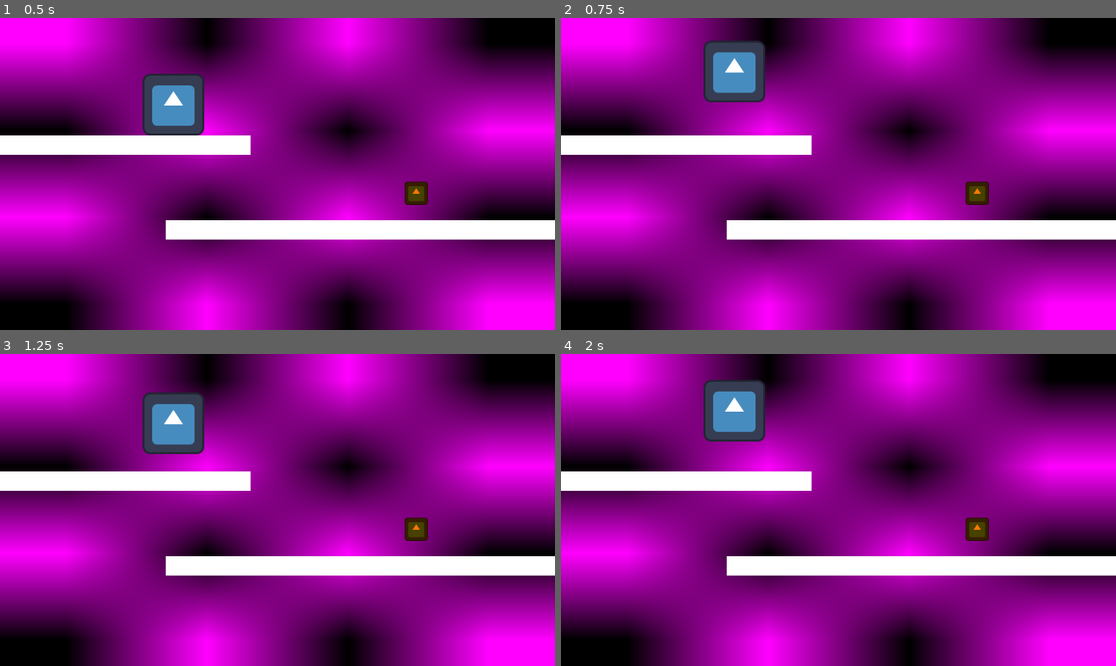
Above: before the commit, frames 1-4 (two rows, left to right).
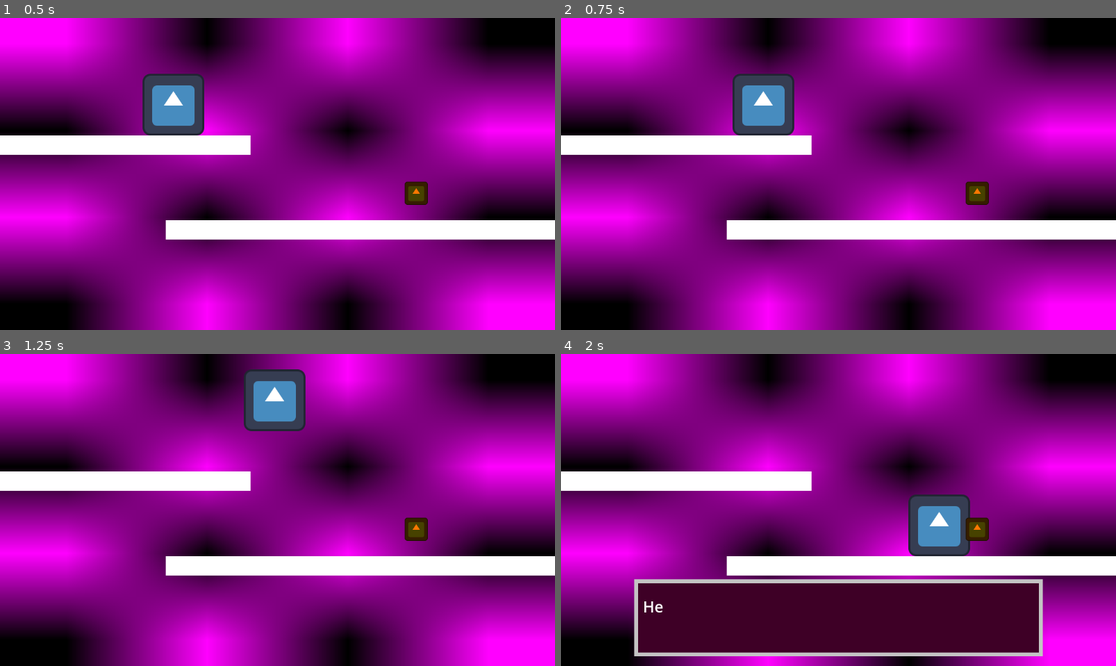
Above: after the commit, the same moments.

Repository: torknulf/Gutter_Heart_backup
Game: Godot game, scene res://Overworld Content/Overworld Scenes/Overworld Stages/overworld.tscn
Two runs of this game, one before a commit and one after it. Both use one fixed random seed, a clock stepped at 60 frames per second and the inputs below. This scene is started directly instead of the project's main scene. The engine's default icon, where the game draws it, is replaced by a stand-in: a white triangle on a blue panel in a dark square.
Inputs (mouse positions are in pixels of both pictures, inside the frame that each line leads up to):
- Up to frame 1 (0.5 s): no input
- Up to frame 2 (0.75 s): tap Enter (ui_accept) at 0.5 s; move the mouse to (960, 158) at 0.52 s; hold D (hit_right, bound only before the commit) from 0.53 s (still down); click (960, 158) at 0.6 s
- Up to frame 3 (1.25 s): keep holding D (hit_right, bound only before the commit); tap Space (jump, bound only after the commit) at 0.77, 1.07 s; tap Enter (ui_accept) at 0.8 s
- Up to frame 4 (2 s): keep holding D (hit_right, bound only before the commit); move the mouse to (727, 525) at 1.27 s; tap Enter (ui_accept) at 1.35 s; tap Space (jump, bound only after the commit) at 1.52, 1.55, 1.82 s

Frame 1 is identical in both runs. In frame 2, 3.7% of the frame differs, in the area x 25-43%, y 7-38%; in frame 3, 4.3%; in frame 4, 22%, in the area x 13-87%, y 8-97%.
Error after the commit: Invalid call. Nonexistent function 'size' in base 'Nil'. (res://Autoload)

Commit message:
DialogueManager for Combat & Overworld, JSON structure
Dialogue:
- Created DialogueManager to fill text labels one letter at a time, plus to keep track of which line of dialogue should be printed

- Now enemies get their speech alternatives and correct appeals from a JSON file

- Enemies can give unique answers to each appeal depending on the progress

- Created JSON files for first combat encounter and its Overworld counterpart

Combat:
- Made transition between overworld and combat

- Combat state can now finish

Misc:
- Swapped all default inputs to customized ones

- Overworld player now has movement states

Diff:
--- /dev/null
+++ b/Gutter Heart game/Autoload Singletons/dialogue_manager.gd
@@ -0,0 +1,103 @@
+extends Node
+
+var textLabel: Label
+
+var fullText = ""
+var currIndex = 0 # shows one letter at a time
+
+var isTyping = false
+
+var lineIndex = 0 # for overworld dialogue mostly? which line nr to read
+
+var currentDialogue
+
+signal inDialogue
+
+func _ready() -> void:
+	textLabel = get_tree().get_first_node_in_group("TextLabel")
+
+
+
+
+
+
+
+## to go through an enitre dialogue sequence
+func start_dialogue(dialogue):
+	currentDialogue = dialogue
+	lineIndex = 0
+	display_text(currentDialogue[lineIndex])
+	inDialogue.emit(true)
+	textLabel.get_parent().get_parent().visible = true
+
+
+
+
+## to show only 1 text screen
+func display_text(text : String):
+
+	textLabel = get_tree().get_first_node_in_group("TextLabel") # JUST TEMPORARY FOR SCENE SWITCH TO WORK
+
+	fullText = text
+	textLabel.text = fullText
+	textLabel.visible_characters = 0
+
+	currIndex = 0
+	isTyping = true
+
+	start_typing()
+
+
+
+func start_typing():
+	while currIndex < fullText.length() and isTyping:
+		currIndex += 1
+		textLabel.visible_characters = currIndex
+		await get_tree().create_timer(0.03).timeout
+
+	textLabel.visible_characters = fullText.length()
+	isTyping = false
+
+
+func skip_text():
+	if isTyping:
+
+		textLabel.visible_characters = fullText.length()
+
+		isTyping = false
+
+
+
+func _unhandled_key_input(event: InputEvent) -> void:
+	if event.is_action_pressed("Interact"):
+		advance_dialogue()
+
+
+
+func next_line():
+	lineIndex += 1
+
+	if lineIndex >= currentDialogue.size():
+		end_dialogue()
+
+	else:
+		display_text(currentDialogue[lineIndex])
+
+
+func advance_dialogue():
+	if isTyping:
+		finish_current_line()
+
+	else: # typing is finished
+		next_line()
+
+
+func finish_current_line():
+	isTyping = false
+	textLabel.visible_characters = fullText.length()
+
+
+
+func end_dialogue():
+	inDialogue.emit(false)
+	textLabel.get_parent().get_parent().visible = false
--- a/Gutter Heart game/Battle Content/Battle Scenes/battle_scene_general.tscn
+++ b/Gutter Heart game/Battle Content/Battle Scenes/battle_scene_general.tscn
@@ -398,7 +398,7 @@
 size_flags_vertical = 3
 color = Color(0.24125901, 0, 0.14820552, 1)
 
-[node name="CombatText" type="Label" parent="PlayerTurn/PlayerUI/VBoxContainer/TopTextBox/TopTextBoxOutline/TopTextBox"]
+[node name="CombatText" type="Label" parent="PlayerTurn/PlayerUI/VBoxContainer/TopTextBox/TopTextBoxOutline/TopTextBox" groups=["TextLabel"]]
 unique_name_in_owner = true
 layout_mode = 1
 anchors_preset = 4
@@ -411,8 +411,8 @@
 grow_vertical = 2
 size_flags_horizontal = 4
 theme_override_font_sizes/font_size = 32
-text = "First round
-Compliment"
+text = "sadasjdjkasdhasdhasdhasdhjasdkasdjkas dhkjasdhkjasdhjkasjhdkashdjkdhjka"
+autowrap_mode = 2
 
 [node name="EnemyContainer" type="Control" parent="PlayerTurn/PlayerUI/VBoxContainer"]
 layout_mode = 2
--- a/Gutter Heart game/Battle Content/Battle Scripts/battle_scene_general.gd
+++ b/Gutter Heart game/Battle Content/Battle Scripts/battle_scene_general.gd
@@ -14,7 +14,19 @@
 		turnState = state
 		_on_turn_state_changed(prevState)
 
+
+## COMPLIMENT
 enum Appeals {COMPLIMENT, CRITICIZE, RELATE, OPPOSE}
+
+
+var enemy_data : Dictionary
+
+
+
+
+func load_enemy(path):
+	var loader = EnemyDataLoader.new()
+	enemy_data = loader.load_enemy(path)
 
 
 func _ready() -> void:
@@ -23,13 +35,26 @@
 
 	%InsultSpawner.enemyAttackEnded.connect(on_enemy_attack_ended)
 
+	load_enemy("res://Battle Content/Combat Dialogue/shifting_rat.json")
+
+	DialogueManager.display_text(get_current_prompt())
+
+
+
+
+
+
+
 
 
 func _process(delta: float) -> void:
 
 	# To continue to enemy turn after pressing away enemy response
-	if Input.is_action_just_pressed("Left_click"):
+	if Input.is_action_just_pressed("Interact"):
 		if turnState == TurnStates.RESPONSE:
+			if enemyCurrProg == enemyMaxProg:
+				get_tree().change_scene_to_file("res://Overworld Content/Overworld Scenes/Overworld Stages/overworld.tscn")
+
 			turnState = TurnStates.ENEMYTURN
 
 
@@ -51,12 +76,12 @@
 
 
 func start_player_turn() -> void:
-	update_text()
+	DialogueManager.display_text(get_current_prompt())
 	%TurnTransition.play("transition_to_playerturn")
 	%PlayerContainer.visible = true
 
 
-## triggers when the state has been changed!
+## triggers when turnState has been changed!
 func _on_turn_state_changed(prevState) -> void:
 	if !prevState or prevState == turnState:
 		return
@@ -95,47 +120,40 @@
 
 ## --- TEXT UPDATES & PROGRESS LOGIC ---
 
+func show_response(appeal):
+	var state = get_current_state()
+	turnState = TurnStates.RESPONSE
 
-func show_response(appeal): # this one needs major rework, I wanna make it CLEAN
-	if enemyCurrProg == 0 and appeal == Appeals.COMPLIMENT:
-		enemyCurrProg += 1
-		%CombatText.text = str(appeal) + " is right!"
+	if str(appeal) == state["correct_appeal"]:
+		on_correct_appeal()
 
-	elif enemyCurrProg == 1 and appeal == Appeals.CRITICIZE:
-		enemyCurrProg += 1
-		%CombatText.text = str(appeal) + " is right!"
-
-	elif enemyCurrProg == 2 and appeal == Appeals.OPPOSE:
-		enemyCurrProg += 1
-		%CombatText.text = str(appeal) + " is right!"
-
-
-	# here the wrong answer is picked
 	else:
-		%CombatText.text = str(appeal) + " is wrong"
-
-	if enemyCurrProg == enemyMaxProg:
-		%CombatText.text = "COMBAT WON"
+		on_wrong_appeal(appeal)
 
 
 
-func update_text():
-	if enemyCurrProg == enemyMaxProg:
-		%CombatText.text = "COMBAT WON"
-	elif enemyCurrProg == 0:
-		%CombatText.text = "First round \nCompliment"
-	elif enemyCurrProg == 1:
-		%CombatText.text = "Second round \nCriticize"
-	elif enemyCurrProg == 2:
-		%CombatText.text = "Third round \n Oppose"
+func on_correct_appeal():
+	var state = get_current_state()
+	DialogueManager.display_text(state["success_response"])
+
+	enemyCurrProg += 1
+
+	## Win condition check
+	if enemyCurrProg >= enemy_data["states"].size():
+		on_battle_won()
+
+
+func on_wrong_appeal(appeal):
+	var state = get_current_state()
+	DialogueManager.display_text(state["wrong_response"][str(appeal)])
+
+
+func on_battle_won():
+	pass
 
 
 
 ## --- BUTTONS & TIMERS ---
-
-
-
-
 
 func _on_compliment_button_pressed() -> void:
 	select_appeal(Appeals.COMPLIMENT)
@@ -155,3 +173,10 @@
 
 func get_turnstate():
 	return turnState
+
+func get_current_state() -> Dictionary:
+	return enemy_data["states"][enemyCurrProg]
+
+func get_current_prompt():
+	var state = get_current_state()
+	return state["prompt"]
--- /dev/null
+++ b/Gutter Heart game/Battle Content/Battle Scripts/enemy_data_loader.gd
@@ -0,0 +1,21 @@
+class_name EnemyDataLoader extends Node
+
+## Returns dictionary with enemy data
+func load_enemy(enemy_path: String) -> Dictionary:
+	var file = FileAccess.open(enemy_path, FileAccess.READ)
+
+	# in case loading fails
+	if file == null:
+		push_error("Could not open enemy file: ", enemy_path)
+		return {}
+
+	var json_text = file.get_as_text()
+
+	var data = JSON.parse_string(json_text)
+
+	# in case parsing fails
+	if data == null:
+		push_error("Invalid JSON in: " + enemy_path)
+		return {}
+
+	return data
--- a/Gutter Heart game/Battle Content/Battle Scripts/player_defending.gd
+++ b/Gutter Heart game/Battle Content/Battle Scripts/player_defending.gd
@@ -21,16 +21,16 @@
 
 
 	# add cooldown timer check, in case you have missed a hit
-	if Input.is_action_just_pressed("hit_right"):
+	if Input.is_action_just_pressed("input_right"):
 		try_hit(Vector2.RIGHT)
 		%HitzonePivot.rotation = deg_to_rad(0)
-	elif Input.is_action_just_pressed("hit_left"):
+	elif Input.is_action_just_pressed("input_left"):
 		try_hit(Vector2.LEFT)
 		%HitzonePivot.rotation = deg_to_rad(180)
-	elif Input.is_action_just_pressed("hit_up"):
+	elif Input.is_action_just_pressed("input_up"):
 		try_hit(Vector2.UP)
 		%HitzonePivot.rotation = deg_to_rad(-90)
-	elif Input.is_action_just_pressed("hit_down"):
+	elif Input.is_action_just_pressed("input_down"):
 		try_hit(Vector2.DOWN)
 		%HitzonePivot.rotation = deg_to_rad(90)
 
--- /dev/null
+++ b/Gutter Heart game/Battle Content/Combat Dialogue/shifting_rat.json
@@ -0,0 +1,53 @@
+{
+  "enemy_name": "Shifty Rat",
+
+  "states": [
+	{
+	  "prompt": "Why're you staring at me like that? (Relate)",
+	  "correct_appeal": "2",
+
+	  "success_response": "…You get it?",
+	  "wrong_response":
+		{
+			"0": "Compliment bleh",
+			"1": "Bleh",
+			"2": "-",
+			"3": "Why are you against me"
+		},
+
+	  "progress_gain": 1
+	},
+
+	{
+	  "prompt": "Everyone keeps avoiding me. (Compliment)",
+	  "correct_appeal": "0",
+
+	  "success_response": "You really think so?",
+	  "wrong_response":
+		{
+			"0": "-",
+			"1": "Bleh",
+			"2": "Nah the heck",
+			"3": "Why are you against me"
+		},
+
+	  "progress_gain": 1
+	},
+
+	{
+	  "prompt": "Maybe I’m the problem. (Oppose)",
+	  "correct_appeal": "3",
+
+	  "success_response": "...Maybe that's true. (Battle won)",
+	  "wrong_response":
+		{
+			"0": "Compliment bleh",
+			"1": "Bleh",
+			"2": "Nah the heck",
+			"3": "-"
+		},
+
+	  "progress_gain": 1
+	}
+  ]
+}
--- /dev/null
+++ b/Gutter Heart game/Overworld Content/Overworld Dialogue/TutorialGuyOverworld.json
@@ -0,0 +1,10 @@
+{
+  "npc_name": "Tutorial Guy",
+
+
+  "dialogue": [
+	"Hey.",
+	"You look lost.",
+    "Wanna throw hands?"
+  ]
+}
--- a/Gutter Heart game/Overworld Content/Overworld Scenes/Overworld Stages/overworld.tscn
+++ b/Gutter Heart game/Overworld Content/Overworld Scenes/Overworld Stages/overworld.tscn
@@ -26,6 +26,76 @@
 
 [node name="Camera2D" type="Camera2D" parent="."]
 
+[node name="PlayerUI" type="Control" parent="Camera2D"]
+layout_mode = 3
+anchors_preset = 15
+anchor_right = 1.0
+anchor_bottom = 1.0
+offset_left = -538.0
+offset_top = -289.0
+offset_right = 538.0
+offset_bottom = 289.0
+grow_horizontal = 2
+grow_vertical = 2
+size_flags_horizontal = 3
+size_flags_vertical = 3
+mouse_filter = 2
+
+[node name="TextBox" type="Control" parent="Camera2D/PlayerUI"]
+layout_mode = 1
+anchors_preset = 7
+anchor_left = 0.5
+anchor_top = 1.0
+anchor_right = 0.5
+anchor_bottom = 1.0
+offset_left = -416.0
+offset_top = -121.0
+offset_right = 416.0
+grow_horizontal = 2
+grow_vertical = 0
+size_flags_vertical = 8
+mouse_filter = 2
+
+[node name="TopTextBoxOutline" type="ColorRect" parent="Camera2D/PlayerUI/TextBox"]
+visible = false
+layout_mode = 1
+offset_left = -8.0
+offset_top = -24.0
+offset_right = 840.0
+offset_bottom = 136.0
+mouse_filter = 2
+color = Color(0.7666196, 0.76661956, 0.76661956, 1)
+
+[node name="TopTextBox" type="ColorRect" parent="Camera2D/PlayerUI/TextBox/TopTextBoxOutline"]
+layout_mode = 1
+anchors_preset = 15
+anchor_right = 1.0
+anchor_bottom = 1.0
+offset_left = 8.0
+offset_top = 8.0
+offset_right = -8.0
+offset_bottom = -8.0
+grow_horizontal = 2
+grow_vertical = 2
+size_flags_vertical = 3
+mouse_filter = 2
+color = Color(0.24125901, 0, 0.14820552, 1)
+
+[node name="TextLabel" type="Label" parent="Camera2D/PlayerUI/TextBox/TopTextBoxOutline/TopTextBox" groups=["TextLabel"]]
+layout_mode = 1
+anchors_preset = 4
+anchor_top = 0.5
+anchor_bottom = 0.5
+offset_left = 10.0
+offset_top = -46.5
+offset_right = 762.0
+offset_bottom = 46.5
+grow_vertical = 2
+size_flags_horizontal = 4
+theme_override_font_sizes/font_size = 32
+text = "-"
+autowrap_mode = 2
+
 [node name="Ground" type="StaticBody2D" parent="."]
 position = Vector2(-232, 96)
 
@@ -36,6 +106,7 @@
 [node name="CollisionShape2D" type="CollisionShape2D" parent="Ground"]
 position = Vector2(416, 20)
 shape = SubResource("RectangleShape2D_t6xu8")
+debug_color = Color(0, 0.6, 0.69803923, 1)
 
 [node name="Ground2" type="StaticBody2D" parent="."]
 position = Vector2(-888, -80)
@@ -47,3 +118,4 @@
 [node name="CollisionShape2D" type="CollisionShape2D" parent="Ground2"]
 position = Vector2(416, 20)
 shape = SubResource("RectangleShape2D_t6xu8")
+debug_color = Color(0, 0.6, 0.69803923, 1)
--- a/Gutter Heart game/Overworld Content/Overworld Scripts/enemy1.gd
+++ b/Gutter Heart game/Overworld Content/Overworld Scripts/enemy1.gd
@@ -1,7 +1,23 @@
 extends Interactable
 
+var npc_data
+
+func load_npc(path):
+	var loader = EnemyDataLoader.new()
+	npc_data = loader.load_enemy(path)
+
+
+func _ready() -> void:
+	load_npc("res://Overworld Content/Overworld Dialogue/TutorialGuyOverworld.json")
+	DialogueManager.inDialogue.connect(start_battle)
 
 
 func _on_area_2d_body_entered(body: Node2D) -> void:
 	if body is OverworldPLayer:
-		get_tree().change_scene_to_file("res://Battle Content/Battle Scenes/battle_scene_general.tscn")
+		DialogueManager.start_dialogue(npc_data.dialogue)
+
+
+func start_battle(inDialogue):
+	if inDialogue:
+		return
+	get_tree().change_scene_to_file("res://Battle Content/Battle Scenes/battle_scene_general.tscn")
--- a/Gutter Heart game/Overworld Content/Overworld Scripts/overworld_player.gd
+++ b/Gutter Heart game/Overworld Content/Overworld Scripts/overworld_player.gd
@@ -4,19 +4,55 @@
 const SPEED = 300.0
 const JUMP_VELOCITY = -400.0
 
+enum States {IDLE, WALKING, FALLING, LOCKED}
+var state:
+	set(newState):
+		var prevState = state
+		state = newState
+		_on_state_changed(prevState)
+
+
+
+func _on_state_changed(prevState):
+	pass
+
+
+
+func _ready() -> void:
+	state = States.IDLE
+	DialogueManager.inDialogue.connect(lock_movement)
+
+
+
+func lock_movement(isLocked):
+	if isLocked:
+		state = States.LOCKED
+	else: # here the player can move again
+		state = States.IDLE
+
+
+
+
+
 
 func _physics_process(delta: float) -> void:
+	if state == States.LOCKED:
+		return
+
+
+
+
 	# Add the gravity.
 	if not is_on_floor():
 		velocity += get_gravity() * delta
 
 	# Handle jump.
-	if Input.is_action_just_pressed("ui_accept") and is_on_floor():
+	if Input.is_action_just_pressed("jump") and is_on_floor():
 		velocity.y = JUMP_VELOCITY
 
 	# Get the input direction and handle the movement/deceleration.
 	# As good practice, you should replace UI actions with custom gameplay actions.
-	var direction := Input.get_axis("ui_left", "ui_right")
+	var direction := Input.get_axis("input_left", "input_right")
 	if direction:
 		velocity.x = direction * SPEED
 	else:
--- a/Gutter Heart game/default_bus_layout.tres
+++ b/Gutter Heart game/default_bus_layout.tres
@@ -27,7 +27,7 @@
 bus/1/solo = false
 bus/1/mute = false
 bus/1/bypass_fx = false
-bus/1/volume_db = -18.984375
+bus/1/volume_db = -24.136963
 bus/1/send = &"Master"
 bus/1/effect/0/effect = SubResource("AudioEffectCompressor_j3pel")
 bus/1/effect/0/enabled = false
@@ -35,7 +35,7 @@
 bus/1/effect/1/enabled = false
 bus/2/name = &"Music"
 bus/2/solo = false
-bus/2/mute = false
+bus/2/mute = true
 bus/2/bypass_fx = false
 bus/2/volume_db = 0.0694828
 bus/2/send = &"Master"
--- a/Gutter Heart game/project.godot
+++ b/Gutter Heart game/project.godot
@@ -15,51 +15,50 @@
 config/features=PackedStringArray("4.5", "GL Compatibility")
 config/icon="res://Temporary Assets/visual/icon.svg"
 
+[autoload]
+
+DialogueManager="*res://Autoload Singletons/dialogue_manager.gd"
+
+[global_group]
+
+TextLabel=""
+
 [input]
 
-spawn_insult_right={
+input_right={
 "deadzone": 0.2,
-"events": [Object(InputEventKey,"resource_local_to_scene":fa …(140 unchanged characters)… d":false,"keycode":0,"physical_keycode":76,"key_label":0,"unicode":108,"location":0,"echo":false,"script":null)
+"events": [Object(InputEventKey,"resource_local_to_scene":fa …(140 unchanged characters)… d":false,"keycode":0,"physical_keycode":68,"key_label":0,"unicode":100,"location":0,"echo":false,"script":null)
+, Object(InputEventKey,"resource_local_to_scene":false,"resource_name":"","device":-1,"window_id":0,"alt_pressed":false,"shift_pressed":false,"ctrl_pressed":false,"meta_pressed":false,"pressed":false,"keycode":0,"physical_keycode":4194321,"key_label":0,"unicode":0,"location":0,"echo":false,"script":null)
 ]
 }
-spawn_insult_left={
+input_left={
 "deadzone": 0.2,
-"events": [Object(InputEventKey,"resource_local_to_scene":fa …(140 unchanged characters)… d":false,"keycode":0,"physical_keycode":74,"key_label":0,"unicode":106,"location":0,"echo":false,"script":null)
+"events": [Object(InputEventKey,"resource_local_to_scene":fa …(140 unchanged characters)… d":false,"keycode":0,"physical_keycode":65,"key_label":0,"unicode":97,"location":0,"echo":false,"script":null)
+, Object(InputEventKey,"resource_local_to_scene":false,"resource_name":"","device":-1,"window_id":0,"alt_pressed":false,"shift_pressed":false,"ctrl_pressed":false,"meta_pressed":false,"pressed":false,"keycode":0,"physical_keycode":4194319,"key_label":0,"unicode":0,"location":0,"echo":false,"script":null)
 ]
 }
-spawn_insult_up={
+input_up={
 "deadzone": 0.2,
-"events": [Object(InputEventKey,"resource_local_to_scene":fa …(140 unchanged characters)… d":false,"keycode":0,"physical_keycode":73,"key_label":0,"unicode":105,"location":0,"echo":false,"script":null)
+"events": [Object(InputEventKey,"resource_local_to_scene":fa …(140 unchanged characters)… d":false,"keycode":0,"physical_keycode":87,"key_label":0,"unicode":119,"location":0,"echo":false,"script":null)
+, Object(InputEventKey,"resource_local_to_scene":false,"resource_name":"","device":-1,"window_id":0,"alt_pressed":false,"shift_pressed":false,"ctrl_pressed":false,"meta_pressed":false,"pressed":false,"keycode":0,"physical_keycode":4194320,"key_label":0,"unicode":0,"location":0,"echo":false,"script":null)
 ]
 }
-spawn_insult_down={
+input_down={
 "deadzone": 0.2,
-"events": [Object(InputEventKey,"resource_local_to_scene":fa …(140 unchanged characters)… d":false,"keycode":0,"physical_keycode":75,"key_label":0,"unicode":107,"location":0,"echo":false,"script":null)
+"events": [Object(InputEventKey,"resource_local_to_scene":fa …(140 unchanged characters)… d":false,"keycode":0,"physical_keycode":83,"key_label":0,"unicode":115,"location":0,"echo":false,"script":null)
+, Object(InputEventKey,"resource_local_to_scene":false,"resource_name":"","device":-1,"window_id":0,"alt_pressed":false,"shift_pressed":false,"ctrl_pressed":false,"meta_pressed":false,"pressed":false,"keycode":0,"physical_keycode":4194322,"key_label":0,"unicode":0,"location":0,"echo":false,"script":null)
 ]
 }
-hit_right={
+Interact={
 "deadzone": 0.2,
-"events": [Object(InputEventKey,"resource_local_to_scene":false,"resource_name":"","device":-1,"window_id":0,"alt_pressed":false,"shift_pressed":false,"ctrl_pressed":false,"meta_pressed":false,"pressed":false,"keycode":0,"physical_keycode":68,"key_label":0,"unicode":100,"location":0,"echo":false,"script":null)
+"events": [Object(InputEventMouseButton,"resource_local_to_scene":false,"resource_name":"","device":-1,"window_id":0,"alt_pressed":false,"shift_pressed":false,"ctrl_pressed":false,"meta_pressed":false,"button_mask":0,"position":Vector2(0, 0),"global_position":Vector2(0, 0),"factor":1.0,"button_index":1,"canceled":false,"pressed":false,"double_click":false,"script":null)
+, Object(InputEventKey,"resource_local_to_scene":false,"resource_name":"","device":-1,"window_id":0,"alt_pressed":false,"shift_pressed":false,"ctrl_pressed":false,"meta_pressed":false,"pressed":false,"keycode":0,"physical_keycode":69,"key_label":0,"unicode":101,"location":0,"echo":false,"script":null)
+, Object(InputEventKey,"resource_local_to_scene":false,"resource_name":"","device":-1,"window_id":0,"alt_pressed":false,"shift_pressed":false,"ctrl_pressed":false,"meta_pressed":false,"pressed":false,"keycode":0,"physical_keycode":4194309,"key_label":0,"unicode":0,"location":0,"echo":false,"script":null)
 ]
 }
-hit_left={
+jump={
 "deadzone": 0.2,
-"events": [Object(InputEventKey,"resource_local_to_scene":fa …(140 unchanged characters)… d":false,"keycode":0,"physical_keycode":65,"key_label":0,"unicode":97,"location":0,"echo":false,"script":null)
-]
-}
-hit_up={
-"deadzone": 0.2,
-"events": [Object(InputEventKey,"resource_local_to_scene":false,"resource_name":"","device":-1,"window_id":0,"alt_pressed":false,"shift_pressed":false,"ctrl_pressed":false,"meta_pressed":false,"pressed":false,"keycode":0,"physical_keycode":87,"key_label":0,"unicode":119,"location":0,"echo":false,"script":null)
-]
-}
-hit_down={
-"deadzone": 0.2,
-"events": [Object(InputEventKey,"resource_local_to_scene":false,"resource_name":"","device":-1,"window_id":0,"alt_pressed":false,"shift_pressed":false,"ctrl_pressed":false,"meta_pressed":false,"pressed":false,"keycode":0,"physical_keycode":83,"key_label":0,"unicode":115,"location":0,"echo":false,"script":null)
-]
-}
-Left_click={
-"deadzone": 0.2,
-"events": [Object(InputEventMouseButton,"resource_local_to_scene":false,"resource_name":"","device":-1,"window_id":0,"alt_pressed":false,"shift_pressed":false,"ctrl_pressed":false,"meta_pressed":false,"button_mask":0,"position":Vector2(0, 0),"global_position":Vector2(0, 0),"factor":1.0,"button_index":1,"canceled":false,"pressed":false,"double_click":false,"script":null)
+"events": [Object(InputEventKey,"resource_local_to_scene":fa …(140 unchanged characters)… d":false,"keycode":0,"physical_keycode":32,"key_label":0,"unicode":32,"location":0,"echo":false,"script":null)
 ]
 }
 
Not shown, added: Gutter Heart game/Autoload Singletons/dialogue_manager.gd.uid
Not shown, added: Gutter Heart game/Battle Content/Battle Scripts/enemy_data_loader.gd.uid
